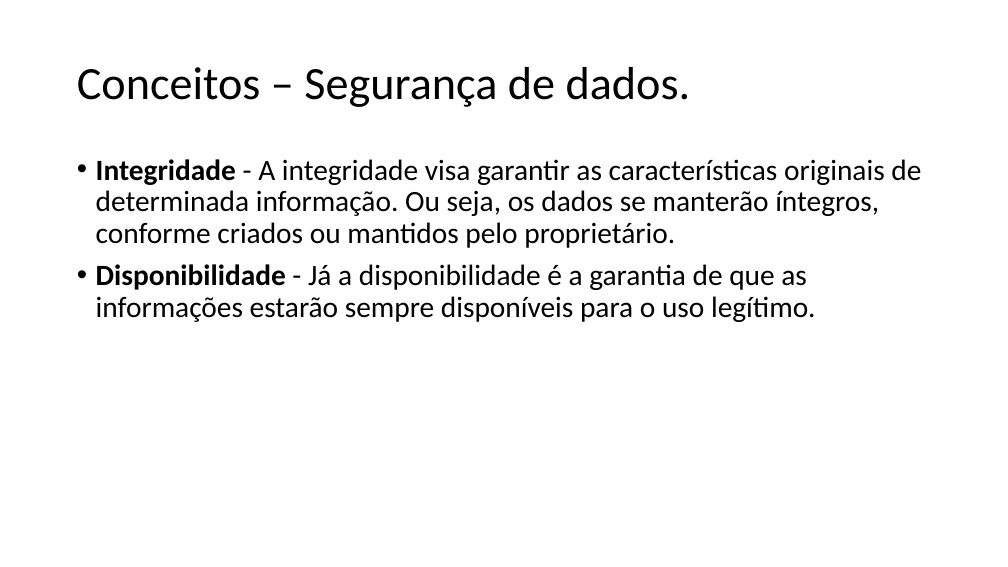
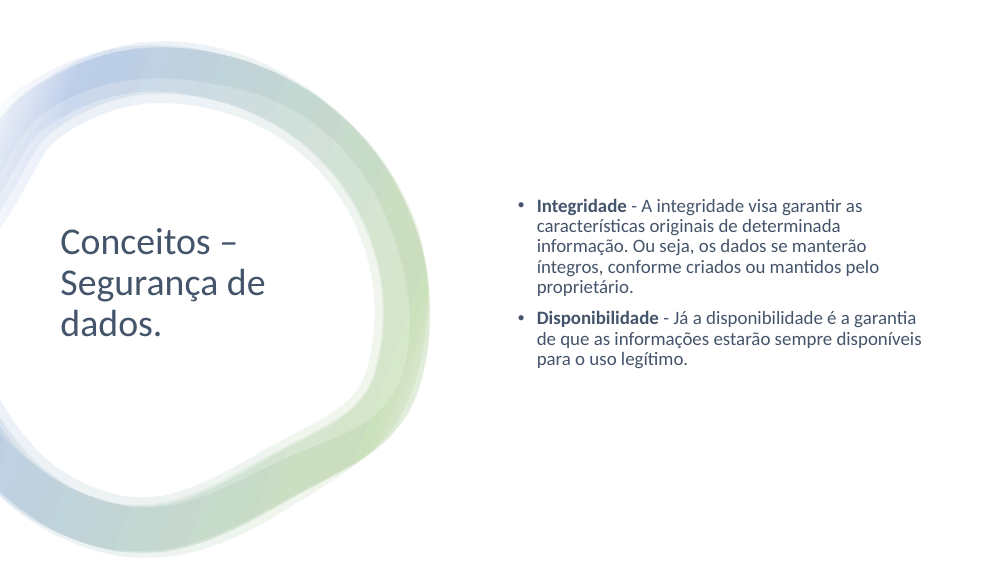
Before and after one commit to Material-IFSP/MPC-4, a slide deck: slide 5 of Apresentação.pptx (slide 4 before the commit). Drawn at 1008x567 pixels with LibreOffice and Linux fonts; fonts in the diff are those of the drawing. Boxes give left, top, right and bottom in pixels: in the first picture for what was removed or moved away, otherwise in the second. Text is boxed around its words. In the diff, an @@ line names an element or a change of style, - is before the commit and + after.

```diff
--- a/Apresentação.pptx
+++ b/Apresentação.pptx
@@ rectangle added at bbox=[0, 0, 1008, 567], fill #FFFFFF @@
@@ group added at bbox=[0, 42, 430, 558]: 4 freeform shapes @@
@@ text "Integridade - A integridade visa ...": place and size @@
-text "Integridade - A integridade visa ..." at bbox=[96, 159, 921, 322]
+text "Integridade - A integridade visa ..." at bbox=[537, 198, 922, 368]
@@ text "Integridade - A integridade visa ..." at bbox=[537, 198, 922, 368]: size 28 to 18 pt, text colour #000000 to #44546A; vertical alignment top to middle @@
@@ title "Conceitos – Segurança de dados.": place and size @@
-title "Conceitos – Segurança de dados." at bbox=[77, 67, 691, 107]
+title "Conceitos – Segurança de dados." at bbox=[60, 228, 266, 337]
@@ title "Conceitos – Segurança de dados." at bbox=[60, 228, 266, 337]: size 44 to 36 pt, text colour #000000 to #44546A @@
```
Also in this commit, not shown: 5 other slides changed, 16 slides added, 6 slides removed.
